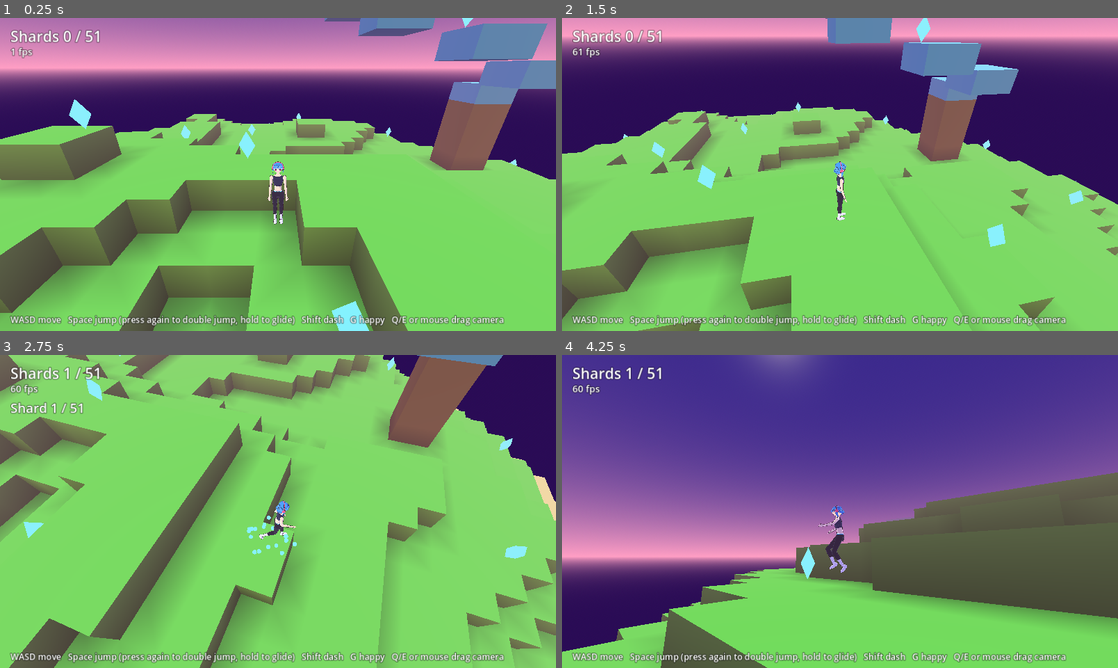
Above: before the commit, frames 1-4 (two rows, left to right).
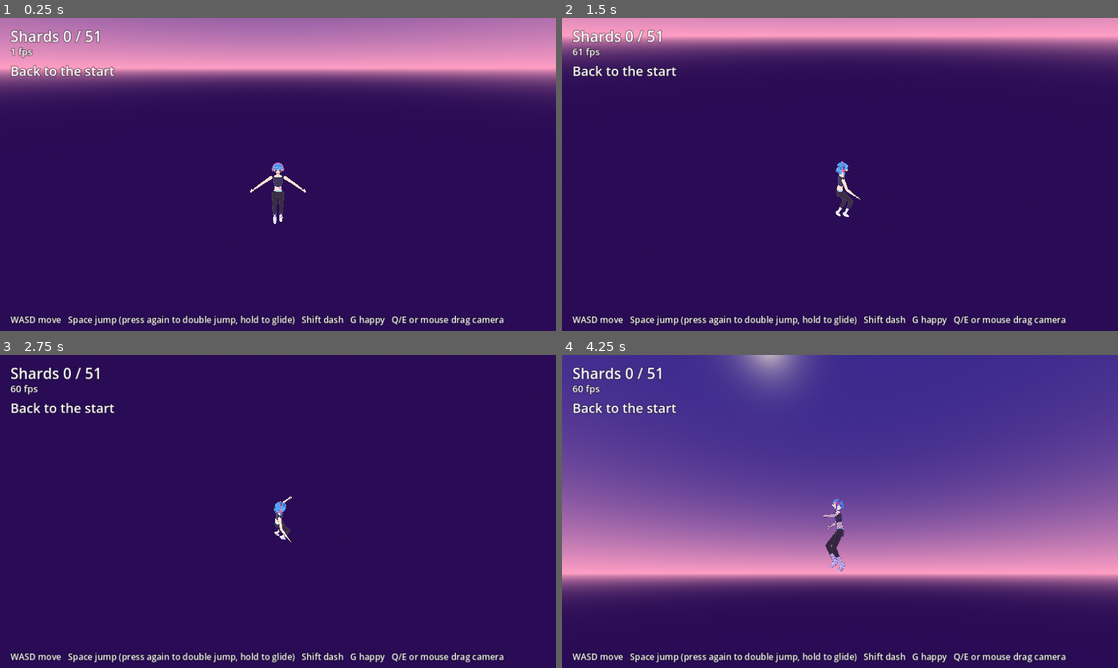
Above: after the commit, the same moments.

Repository: kutlusoy/game-quantumworld
Game: Godot game, scene res://scenes/world3d.tscn
Same seed, same stepped clock (60 frames per second), same inputs: the game is played once before the commit and once after it.
Inputs (mouse positions are in pixels of both pictures, inside the frame that each line leads up to):
- Up to frame 1 (0.25 s): no input
- Up to frame 2 (1.5 s): move the mouse to (962, 158) at 0.52 s; hold Right 0.53-1.25 s; hold G 0.53-1.25 s; click (962, 158) at 0.67 s; tap Space at 0.77 s; drag from (728, 190) to (812, 237) at 1.27 s
- Up to frame 3 (2.75 s): move the mouse to (333, 442) at 2.02 s; hold Right from 2.03 s (still down); hold Q from 2.03 s (still down)
- Up to frame 4 (4.25 s): release Right at 2.75 s; release Q at 2.75 s; drag from (812, 574) to (673, 464) at 2.77 s; move the mouse to (1006, 558) at 3.52 s; hold Left from 3.53 s (still down); hold G from 3.53 s (still down); tap Space at 3.77 s

The runs differ from the first frame. In frame 1, 69% of the frame differs, in the area x 0-100%, y 0-100%; in frame 2, 67%; in frame 3, 95%; in frame 4, 49%.
Error after the commit: Invalid access to property or key 'box_min' on a base object of type 'RefCounted (voxel_world.gd)'. (res://scripts/core3d/player_sim.gd:178)

Commit message:
Replace voxel ground with a deterministic smooth heightfield world, add challenges and progression core

Diff:
--- a/scripts/core/save_store.gd
+++ b/scripts/core/save_store.gd
@@ -4,11 +4,17 @@
 
 static func load_progress() -> Dictionary:
 	if not FileAccess.file_exists(PATH):
-		return {"stars": {}}
+		return {"stars": {}, "xp": 0, "tiers": {}}
 	var f := FileAccess.open(PATH, FileAccess.READ)
 	var data = JSON.parse_string(f.get_as_text())
-	if typeof(data) != TYPE_DICTIONARY or not data.has("stars"):
-		return {"stars": {}}
+	if typeof(data) != TYPE_DICTIONARY:
+		return {"stars": {}, "xp": 0, "tiers": {}}
+	if not data.has("stars"):
+		data["stars"] = {}
+	if not data.has("xp"):
+		data["xp"] = 0
+	if not data.has("tiers"):
+		data["tiers"] = {}
 	return data
 
 static func save_progress(data: Dictionary) -> void:
--- /dev/null
+++ b/scripts/core3d/challenge.gd
@@ -0,0 +1,71 @@
+extends RefCounted
+
+const TerrainWorld = preload("res://scripts/core3d/terrain_world.gd")
+
+const FP := 1024
+const TICKS := 60
+
+var id := ""
+var title := ""
+var kind := "parkour"
+var start := Vector3i()
+var finish := Vector3i()
+var radius := 1300
+var vtol := 1800
+var par := [0, 0, 0]
+var required: Array = []
+var limit := 180 * TICKS
+
+static func ring_center(bx: float, by: float, bz: float) -> Vector3i:
+	return Vector3i(int(bx * FP), int(by * FP), int(bz * FP))
+
+static func list_for(world) -> Array:
+	var out := []
+	var first: Vector3i = world.tower_platform(0)
+	var top: Vector3i = world.tower_platform(TerrainWorld.TOWER_PLATFORMS - 1)
+	var c1 = new()
+	c1.id = "tower_climb"
+	c1.title = "Tower Climb"
+	c1.kind = "parkour"
+	c1.start = ring_center(first.x - 2.0, TerrainWorld.TOWER_BASE, first.z + 1.0)
+	c1.finish = ring_center(top.x + 1.0, top.y + 1.0, top.z + 1.0)
+	c1.radius = 1000
+	c1.par = [12 * TICKS, 20 * TICKS, 40 * TICKS]
+	out.append(c1)
+	var i0: Vector3i = world.chain_island(0)
+	var i2: Vector3i = world.chain_island(TerrainWorld.CHAIN_ISLANDS - 1)
+	var c2 = new()
+	c2.id = "crystal_leap"
+	c2.title = "Crystal Leap"
+	c2.kind = "parkour"
+	c2.start = ring_center(i0.x + 1.5, i0.y + 1.0, i0.z + 1.5)
+	c2.finish = ring_center(i2.x + 1.5, i2.y + 1.0, i2.z + 1.5)
+	c2.radius = 900
+	c2.par = [12 * TICKS, 20 * TICKS, 40 * TICKS]
+	out.append(c2)
+	var c3 = new()
+	c3.id = "ruin_run"
+	c3.title = "Ruin Run"
+	c3.kind = "shard_run"
+	c3.start = ring_center(TerrainWorld.RUIN_X + 0.5, TerrainWorld.RUIN_BASE, TerrainWorld.RUIN_Z + 7.0)
+	c3.finish = c3.start
+	c3.radius = 1200
+	c3.par = [16 * TICKS, 26 * TICKS, 50 * TICKS]
+	c3.required = world.ruin_shards.duplicate()
+	c3.limit = 90 * TICKS
+	out.append(c3)
+	return out
+
+func in_ring(c: Vector3i, px: int, py: int, pz: int) -> bool:
+	var dx := px - c.x
+	var dz := pz - c.z
+	return dx * dx + dz * dz <= radius * radius and absi(py - c.y) <= vtol
+
+func tier_for(ticks: int) -> int:
+	if ticks <= par[0]:
+		return 0
+	if ticks <= par[1]:
+		return 1
+	if ticks <= par[2]:
+		return 2
+	return 3
--- /dev/null
+++ b/scripts/core3d/challenge_tracker.gd
@@ -0,0 +1,57 @@
+extends RefCounted
+
+var list: Array = []
+var active := -1
+var ticks := 0
+var armed: Array = []
+var cooldown := 0
+
+func _init(challenges: Array) -> void:
+	list = challenges
+	for c in list:
+		armed.append(false)
+
+func active_challenge():
+	return list[active] if active >= 0 else null
+
+func update(sim, ev: Dictionary) -> Array:
+	var events := []
+	if cooldown > 0:
+		cooldown -= 1
+	if active < 0:
+		for i in list.size():
+			var inside: bool = list[i].in_ring(list[i].start, sim.px, sim.py, sim.pz)
+			if inside and armed[i] and cooldown == 0:
+				active = i
+				ticks = 0
+				events.append({"type": "start", "id": list[i].id})
+				break
+			armed[i] = not inside
+		return events
+	ticks += 1
+	var ch = list[active]
+	if ev["respawned"]:
+		events.append({"type": "fail", "id": ch.id, "reason": "fell"})
+		_stop()
+	elif ticks > ch.limit:
+		events.append({"type": "fail", "id": ch.id, "reason": "time"})
+		_stop()
+	elif ch.kind == "parkour":
+		if ticks > 20 and ch.in_ring(ch.finish, sim.px, sim.py, sim.pz):
+			events.append({"type": "finish", "id": ch.id, "tier": ch.tier_for(ticks), "ticks": ticks})
+			_stop()
+	elif ch.kind == "shard_run":
+		var all_done := true
+		for k in ch.required:
+			if sim.collected[k] == 0:
+				all_done = false
+		if all_done:
+			events.append({"type": "finish", "id": ch.id, "tier": ch.tier_for(ticks), "ticks": ticks})
+			_stop()
+	return events
+
+func _stop() -> void:
+	active = -1
+	cooldown = 90
+	for i in armed.size():
+		armed[i] = false
--- a/scripts/core3d/player_sim.gd
+++ b/scripts/core3d/player_sim.gd
@@ -21,6 +21,12 @@
 const DASH_EXIT_SPEED := 162
 const GLIDE_FALL := 34
 const VOID_Y := -20 * FP
+const WATER_Y := 512
+const STEP_TOL := 130
+const SNAP := 300
+const SLOPE_NUM := 6
+const SLOPE_DEN := 5
+const GROUND_R := 0
 const SHARD_RADIUS := 900
 
 const BIT_JUMP := 1
@@ -59,9 +65,9 @@
 	respawn()
 
 func respawn() -> void:
-	px = world.spawn.x * FP + FP / 2
-	py = world.spawn.y * FP
-	pz = world.spawn.z * FP + FP / 2
+	px = world.spawn.x
+	py = world.spawn.y
+	pz = world.spawn.z
 	vx = 0
 	vy = 0
 	vz = 0
@@ -100,58 +106,91 @@
 		return mini(v + step, target)
 	return maxi(v - step, target)
 
-func collides(x: int, y: int, z: int) -> bool:
-	var x0 := fdiv(x - HALF_W)
-	var x1 := fdiv(x + HALF_W - 1)
-	var z0 := fdiv(z - HALF_W)
-	var z1 := fdiv(z + HALF_W - 1)
-	var y0 := fdiv(y)
-	var y1 := fdiv(y + HEIGHT - 1)
-	for by in range(y0, y1 + 1):
-		for bz in range(z0, z1 + 1):
-			for bx in range(x0, x1 + 1):
-				if world.is_solid(bx, by, bz):
-					return true
+func ground_h(x: int, z: int) -> int:
+	return world.ground_at(x, z, GROUND_R)
+
+func _box_overlap(i: int, x: int, y: int, z: int) -> bool:
+	var bmin: Vector3i = world.box_min[i]
+	var bmax: Vector3i = world.box_max[i]
+	return x - HALF_W < bmax.x and x + HALF_W > bmin.x and z - HALF_W < bmax.z and z + HALF_W > bmin.z and y < bmax.y and y + HEIGHT > bmin.y
+
+func _box_hit(x: int, y: int, z: int) -> bool:
+	for i in world.box_min.size():
+		if _box_overlap(i, x, y, z):
+			return true
 	return false
+
+func _terrain_blocks(nx: int, nz: int, _ox: int, _oz: int, dist: int) -> bool:
+	var h_new := ground_h(nx, nz)
+	if h_new <= py + 2:
+		return false
+	if not grounded:
+		return h_new > py + STEP_TOL
+	return (h_new - py) * SLOPE_DEN > dist * SLOPE_NUM + 4 * SLOPE_DEN
 
 func _move_x(d: int) -> void:
 	if d == 0:
 		return
 	var nx := px + d
-	if not collides(nx, py, pz):
-		px = nx
-		return
-	if d > 0:
-		px = fdiv(nx + HALF_W - 1) * FP - HALF_W
-	else:
-		px = (fdiv(nx - HALF_W) + 1) * FP + HALF_W
-	vx = 0
+	var found := false
+	var limit := 0
+	for i in world.box_min.size():
+		if _box_overlap(i, nx, py, pz):
+			var c: int = (world.box_min[i].x - HALF_W) if d > 0 else (world.box_max[i].x + HALF_W)
+			if not found or (d > 0 and c < limit) or (d < 0 and c > limit):
+				limit = c
+				found = true
+	if found:
+		px = limit
+		vx = 0
+		return
+	if _terrain_blocks(nx, pz, px, pz, absi(d)):
+		vx = 0
+		return
+	px = nx
 
 func _move_z(d: int) -> void:
 	if d == 0:
 		return
 	var nz := pz + d
-	if not collides(px, py, nz):
-		pz = nz
-		return
-	if d > 0:
-		pz = fdiv(nz + HALF_W - 1) * FP - HALF_W
-	else:
-		pz = (fdiv(nz - HALF_W) + 1) * FP + HALF_W
-	vz = 0
+	var found := false
+	var limit := 0
+	for i in world.box_min.size():
+		if _box_overlap(i, px, py, nz):
+			var c: int = (world.box_min[i].z - HALF_W) if d > 0 else (world.box_max[i].z + HALF_W)
+			if not found or (d > 0 and c < limit) or (d < 0 and c > limit):
+				limit = c
+				found = true
+	if found:
+		pz = limit
+		vz = 0
+		return
+	if _terrain_blocks(px, nz, px, pz, absi(d)):
+		vz = 0
+		return
+	pz = nz
 
 func _move_y(d: int) -> void:
-	if d == 0:
-		return
-	var ny := py + d
-	if not collides(px, ny, pz):
-		py = ny
-		return
-	if d > 0:
-		py = fdiv(ny + HEIGHT - 1) * FP - HEIGHT
-	else:
-		py = (fdiv(ny) + 1) * FP
-	vy = 0
+	if d != 0:
+		var ny := py + d
+		var found := false
+		var limit := 0
+		for i in world.box_min.size():
+			if _box_overlap(i, px, ny, pz):
+				var c: int = (world.box_min[i].y - HEIGHT) if d > 0 else world.box_max[i].y
+				if not found or (d > 0 and c < limit) or (d < 0 and c > limit):
+					limit = c
+					found = true
+		if found:
+			py = limit
+			vy = 0
+		else:
+			py = ny
+	var g := ground_h(px, pz)
+	if py < g:
+		py = g
+		if vy < 0:
+			vy = 0
 
 func step(mx: int, mz: int, bits: int) -> Dictionary:
 	var ev := {"collected": [], "respawned": false, "jumped": false, "double_jumped": false, "dashed": false, "landed": false, "glide_started": false}
@@ -247,7 +286,12 @@
 	_move_y(vy)
 
 	var was_grounded := grounded
-	grounded = vy <= 0 and collides(px, py - 1, pz)
+	var g := ground_h(px, pz)
+	var on_box := _box_hit(px, py - 2, pz)
+	if was_grounded and vy <= 0 and not on_box and not ev["jumped"] and py > g and py - g <= SNAP:
+		py = g
+	var on_terrain := py <= g + 8
+	grounded = vy <= 0 and (on_terrain or on_box)
 	if grounded:
 		jumps_left = 1
 		dash_charges = 1
@@ -255,7 +299,7 @@
 		if not was_grounded:
 			ev["landed"] = true
 
-	if py < VOID_Y:
+	if py < WATER_Y:
 		respawn()
 		ev["respawned"] = true
 
--- /dev/null
+++ b/scripts/core3d/progress.gd
@@ -0,0 +1,50 @@
+extends RefCounted
+
+const MAX_LEVEL := 50
+const TIER_XP := [100, 60, 30, 10]
+const SHARD_XP := 5
+
+var xp := 0
+var tiers := {}
+
+static func xp_for_level(level: int) -> int:
+	return 50 * (level - 1) * level / 2
+
+func level() -> int:
+	var l := 1
+	while l < MAX_LEVEL and xp >= xp_for_level(l + 1):
+		l += 1
+	return l
+
+func level_fraction() -> float:
+	var l := level()
+	if l >= MAX_LEVEL:
+		return 1.0
+	var a := xp_for_level(l)
+	var b := xp_for_level(l + 1)
+	return float(xp - a) / float(b - a)
+
+func add_xp(n: int) -> int:
+	var before := level()
+	xp += n
+	return level() - before
+
+func best_tier(id: String) -> int:
+	return int(tiers.get(id, 99))
+
+func record_tier(id: String, tier: int) -> int:
+	var best := best_tier(id)
+	var old_xp: int = TIER_XP[best] if best <= 3 else 0
+	var new_xp: int = TIER_XP[tier]
+	if tier < best:
+		tiers[id] = tier
+	return maxi(new_xp - old_xp, 0)
+
+func to_dict() -> Dictionary:
+	return {"xp": xp, "tiers": tiers}
+
+static func from_dict(d: Dictionary):
+	var p = new()
+	p.xp = int(d.get("xp", 0))
+	p.tiers = d.get("tiers", {})
+	return p
--- a/scripts/core3d/replay3d.gd
+++ b/scripts/core3d/replay3d.gd
@@ -1,10 +1,10 @@
 extends RefCounted
 
-const VoxelWorld = preload("res://scripts/core3d/voxel_world.gd")
+const TerrainWorld = preload("res://scripts/core3d/terrain_world.gd")
 const PlayerSim = preload("res://scripts/core3d/player_sim.gd")
 
 static func run(seed_value: int, frames: Array) -> Dictionary:
-	var world = VoxelWorld.new(seed_value)
+	var world = TerrainWorld.new(seed_value)
 	var sim = PlayerSim.new(world)
 	for f in frames:
 		sim.step(f[0], f[1], f[2])
--- /dev/null
+++ b/scripts/core3d/terrain_world.gd
@@ -0,0 +1,266 @@
+extends RefCounted
+
+const FP := 1024
+const W := 96
+const D := 96
+const SEA := 922
+const VOID := -1073741824
+
+const SPAWN_X := 50
+const SPAWN_Z := 58
+const SPAWN_BASE := 5
+const TOWER_X := 62
+const TOWER_Z := 40
+const TOWER_BASE := 6
+const TOWER_PLATFORMS := 12
+const CHAIN_GAP := 5
+const CHAIN_ISLANDS := 3
+const RUIN_X := 28
+const RUIN_Z := 64
+const RUIN_BASE := 5
+
+const RING := [Vector2i(4, 0), Vector2i(3, 3), Vector2i(0, 4), Vector2i(-3, 3), Vector2i(-4, 0), Vector2i(-3, -3), Vector2i(0, -4), Vector2i(3, -3)]
+
+var seed_value: int
+var hv := PackedInt32Array()
+var box_min: Array = []
+var box_max: Array = []
+var box_kind: Array = []
+var shards: Array = []
+var ruin_shards: Array = []
+var trees: Array = []
+var spawn := Vector3i()
+
+func _init(seed_value_: int = 0, flat_height: int = -1) -> void:
+	seed_value = seed_value_
+	hv.resize((W + 1) * (D + 1))
+	if flat_height >= 0:
+		for i in hv.size():
+			hv[i] = flat_height * FP
+		spawn = Vector3i(W / 2 * FP + FP / 2, flat_height * FP, D / 2 * FP + FP / 2)
+		return
+	_generate_terrain()
+	_flatten(SPAWN_X, SPAWN_Z, 4, 9, SPAWN_BASE * FP)
+	_flatten(TOWER_X, TOWER_Z, 8, 14, TOWER_BASE * FP)
+	_flatten(RUIN_X, RUIN_Z, 7, 11, RUIN_BASE * FP)
+	spawn = Vector3i(SPAWN_X * FP + FP / 2, SPAWN_BASE * FP, SPAWN_Z * FP + FP / 2)
+	_place_tower()
+	_place_chain()
+	_place_ruins()
+	_place_terrain_shards()
+	_place_trees()
+
+static func hash3(x: int, z: int, s: int) -> int:
+	var h := (x * 374761393 + z * 668265263 + s * 1274126177) & 0xFFFFFFFF
+	h = ((h ^ (h >> 13)) * 1274126177) & 0xFFFFFFFF
+	return (h ^ (h >> 16)) & 0xFFFFFFFF
+
+static func noise(x: int, z: int, cell: int, s: int) -> int:
+	var gx := x / cell
+	var gz := z / cell
+	var fx := (x % cell) * 1024 / cell
+	var fz := (z % cell) * 1024 / cell
+	var u := fx * fx * (3 * 1024 - 2 * fx) / (1024 * 1024)
+	var v := fz * fz * (3 * 1024 - 2 * fz) / (1024 * 1024)
+	var a := hash3(gx, gz, s) & 255
+	var b := hash3(gx + 1, gz, s) & 255
+	var c := hash3(gx, gz + 1, s) & 255
+	var d := hash3(gx + 1, gz + 1, s) & 255
+	var top := a + (b - a) * u / 1024
+	var bot := c + (d - c) * u / 1024
+	return top + (bot - top) * v / 1024
+
+func vidx(x: int, z: int) -> int:
+	return z * (W + 1) + x
+
+func vheight(x: int, z: int) -> int:
+	return hv[vidx(clampi(x, 0, W), clampi(z, 0, D))]
+
+func height_at(x: int, z: int) -> int:
+	if x < 0 or z < 0 or x >= W * FP or z >= D * FP:
+		return VOID
+	var cx := x >> 10
+	var cz := z >> 10
+	var fx := x & 1023
+	var fz := z & 1023
+	var i := cz * (W + 1) + cx
+	var h00 := hv[i]
+	var h10 := hv[i + 1]
+	var h01 := hv[i + W + 1]
+	var h11 := hv[i + W + 2]
+	if fx >= fz:
+		return h00 + ((h10 - h00) * fx + (h11 - h10) * fz) / 1024
+	return h00 + ((h01 - h00) * fz + (h11 - h01) * fx) / 1024
+
+func ground_at(x: int, z: int, r: int) -> int:
+	var h := height_at(x, z)
+	h = maxi(h, height_at(x + r, z))
+	h = maxi(h, height_at(x - r, z))
+	h = maxi(h, height_at(x, z + r))
+	h = maxi(h, height_at(x, z - r))
+	return h
+
+func shard_center(i: int) -> Vector3i:
+	return shards[i]
+
+func add_box(bmin: Vector3i, bmax: Vector3i, kind: String) -> void:
+	box_min.append(bmin)
+	box_max.append(bmax)
+	box_kind.append(kind)
+
+func _generate_terrain() -> void:
+	var cx := W / 2
+	var cz := D / 2
+	var r2 := 44 * 44
+	for vz in D + 1:
+		for vx in W + 1:
+			var dx := vx - cx
+			var dz := vz - cz
+			var m := maxi(0, r2 - (dx * dx + dz * dz)) * 1024 / r2
+			m = m * m / 1024
+			var n1 := noise(vx, vz, 26, seed_value)
+			var n2 := noise(vx, vz, 12, seed_value + 7)
+			var n3 := noise(vx, vz, 6, seed_value + 13)
+			var land := (n1 * 7 + n2 * 4 + n3 * 2) * FP / 255
+			var t := clampi((n2 - 140) * 1024 / 24, 0, 1024)
+			var sm := t * t * (3 * 1024 - 2 * t) / (1024 * 1024)
+			land += sm * 4 * FP / 1024
+			hv[vidx(vx, vz)] = (land + 2 * FP) * m / 1024
+
+func _flatten(cx: int, cz: int, r_in: int, r_out: int, target: int) -> void:
+	for vz in range(maxi(cz - r_out, 0), mini(cz + r_out, D) + 1):
+		for vx in range(maxi(cx - r_out, 0), mini(cx + r_out, W) + 1):
+			var dx := vx - cx
+			var dz := vz - cz
+			var dist := int(sqrt(float(dx * dx + dz * dz)) * 1024.0)
+			var inner := r_in * 1024
+			var outer := r_out * 1024
+			if dist >= outer:
+				continue
+			var w := 1024
+			if dist > inner:
+				var t := (outer - dist) * 1024 / (outer - inner)
+				w = t * t * (3 * 1024 - 2 * t) / (1024 * 1024)
+			var i := vidx(vx, vz)
+			hv[i] = hv[i] + (target - hv[i]) * w / 1024
+
+func tower_platform(i: int) -> Vector3i:
+	var r: Vector2i = RING[i % 8]
+	return Vector3i(TOWER_X + r.x - 1, TOWER_BASE + i, TOWER_Z + r.y - 1)
+
+func chain_island(i: int) -> Vector3i:
+	var top := tower_platform(TOWER_PLATFORMS - 1)
+	return Vector3i(top.x, top.y, top.z - CHAIN_GAP - 3 - i * (CHAIN_GAP + 3))
+
+func _block_box(p: Vector3i, size: Vector3i, kind: String) -> void:
+	add_box(p * FP, (p + size) * FP, kind)
+
+func _add_shard_at_block(x: int, y: int, z: int) -> void:
+	shards.append(Vector3i(x * FP + FP / 2, y * FP + FP / 2, z * FP + FP / 2))
+
+func _place_tower() -> void:
+	for i in TOWER_PLATFORMS:
+		var p := tower_platform(i)
+		_block_box(p, Vector3i(2, 1, 2), "crystal")
+		if i % 3 == 2:
+			_add_shard_at_block(p.x, p.y + 1, p.z)
+	var top := tower_platform(TOWER_PLATFORMS - 1)
+	_add_shard_at_block(top.x, top.y + 2, top.z)
+
+func _place_chain() -> void:
+	for i in CHAIN_ISLANDS:
+		var p := chain_island(i)
+		if p.z < 1:
+			break
+		_block_box(p, Vector3i(3, 1, 3), "crystal")
+		_add_shard_at_block(p.x + 1, p.y + 1, p.z + 1)
+
+func _place_ruins() -> void:
+	var x0 := RUIN_X - 4
+	var z0 := RUIN_Z - 4
+	var y0 := RUIN_BASE
+	_block_box(Vector3i(x0, y0, z0), Vector3i(9, 3, 1), "ruin")
+	_block_box(Vector3i(x0, y0, z0 + 8), Vector3i(4, 3, 1), "ruin")
+	_block_box(Vector3i(x0 + 5, y0, z0 + 8), Vector3i(4, 3, 1), "ruin")
+	_block_box(Vector3i(x0, y0, z0 + 1), Vector3i(1, 3, 7), "ruin")
+	_block_box(Vector3i(x0 + 8, y0, z0 + 1), Vector3i(1, 3, 7), "ruin")
+	_block_box(Vector3i(x0 + 1, y0 + 3, z0 + 1), Vector3i(3, 1, 3), "ruin")
+	_block_box(Vector3i(x0 + 5, y0 + 3, z0 + 1), Vector3i(3, 1, 3), "ruin")
+	for sp in [Vector3i(x0 + 2, y0, z0 + 3), Vector3i(x0 + 6, y0, z0 + 3), Vector3i(x0 + 4, y0, z0 + 6)]:
+		ruin_shards.append(shards.size())
+		_add_shard_at_block(sp.x, sp.y, sp.z)
+
+func _near_set_piece(x: int, z: int) -> bool:
+	for c in [Vector2i(SPAWN_X, SPAWN_Z), Vector2i(TOWER_X, TOWER_Z), Vector2i(RUIN_X, RUIN_Z)]:
+		var dx: int = x - c.x
+		var dz: int = z - c.y
+		if dx * dx + dz * dz < 100:
+			return true
+	return false
+
+func _place_terrain_shards() -> void:
+	var placed := 0
+	var attempt := 0
+	while placed < 40 and attempt < 4000:
+		attempt += 1
+		var x := 4 + hash3(attempt, 1, seed_value) % (W - 8)
+		var z := 4 + hash3(attempt, 2, seed_value) % (D - 8)
+		var h := height_at(x * FP + FP / 2, z * FP + FP / 2)
+		if h < SEA + FP + FP / 2:
+			continue
+		if _near_set_piece(x, z):
+			continue
+		var steep := absi(vheight(x + 1, z) - vheight(x - 1, z)) + absi(vheight(x, z + 1) - vheight(x, z - 1))
+		if steep > 2 * FP:
+			continue
+		var ok := true
+		for s in shards:
+			var dx: int = s.x / FP - x
+			var dz: int = s.z / FP - z
+			if dx * dx + dz * dz < 36:
+				ok = false
+				break
+		if not ok:
+			continue
+		shards.append(Vector3i(x * FP + FP / 2, h + 900, z * FP + FP / 2))
+		placed += 1
+
+func _place_trees() -> void:
+	var attempt := 0
+	while trees.size() < 70 and attempt < 4000:
+		attempt += 1
+		var x := 3 + hash3(attempt, 11, seed_value) % (W - 6)
+		var z := 3 + hash3(attempt, 12, seed_value) % (D - 6)
+		var h := height_at(x * FP + FP / 2, z * FP + FP / 2)
+		if h < 2 * FP + FP / 2 or h > 12 * FP:
+			continue
+		if _near_set_piece(x, z):
+			continue
+		var steep := absi(vheight(x + 1, z) - vheight(x - 1, z)) + absi(vheight(x, z + 1) - vheight(x, z - 1))
+		if steep > 2 * FP:
+			continue
+		var ok := true
+		for t in trees:
+			var dx: int = t.x / FP - x
+			var dz: int = t.z / FP - z
+			if dx * dx + dz * dz < 16:
+				ok = false
+				break
+		if ok:
+			for s in shards:
+				var dx2: int = s.x / FP - x
+				var dz2: int = s.z / FP - z
+				if dx2 * dx2 + dz2 * dz2 < 9:
+					ok = false
+					break
+		if ok:
+			trees.append(Vector3i(x * FP + FP / 2, h, z * FP + FP / 2))
+
+func fingerprint() -> int:
+	var h := 2166136261
+	for v in hv:
+		h = ((h ^ (v & 0xFFFFFFFF)) * 16777619) & 0xFFFFFFFF
+	for i in box_min.size():
+		for v in [box_min[i].x, box_min[i].y, box_min[i].z, box_max[i].x, box_max[i].y, box_max[i].z]:
+			h = ((h ^ (v & 0xFFFFFFFF)) * 16777619) & 0xFFFFFFFF
+	return h
--- /dev/null
+++ b/scripts/world3d/terrain_mesher.gd
@@ -0,0 +1,57 @@
+extends RefCounted
+
+const TerrainWorld = preload("res://scripts/core3d/terrain_world.gd")
+
+const CHUNK := 32
+
+static func vcolor(world, x: int, z: int) -> Color:
+	var h: float = world.vheight(x, z) / 1024.0
+	var n: Vector3 = vnormal(world, x, z)
+	var v: float = (TerrainWorld.hash3(x, z, 99) & 255) / 255.0
+	var grass := Color(0.34 + 0.1 * v, 0.76 - 0.08 * v, 0.3)
+	var rock := Color(0.56, 0.5, 0.64)
+	var sand := Color(0.95, 0.87, 0.64)
+	if h < 1.6:
+		return sand
+	if n.y < 0.62:
+		return rock
+	if n.y < 0.8:
+		return grass.lerp(rock, (0.8 - n.y) / 0.18)
+	return grass.lerp(Color(0.6, 0.9, 0.42), clampf((h - 8.0) / 8.0, 0.0, 1.0))
+
+static func vnormal(world, x: int, z: int) -> Vector3:
+	var nx: float = (world.vheight(x - 1, z) - world.vheight(x + 1, z)) / 1024.0
+	var nz: float = (world.vheight(x, z - 1) - world.vheight(x, z + 1)) / 1024.0
+	return Vector3(nx, 2.0, nz).normalized()
+
+static func build(world, cx: int, cz: int) -> ArrayMesh:
+	var x0 := cx * CHUNK
+	var z0 := cz * CHUNK
+	var x1 := mini(x0 + CHUNK, TerrainWorld.W)
+	var z1 := mini(z0 + CHUNK, TerrainWorld.D)
+	var nxv := x1 - x0 + 1
+	var verts := PackedVector3Array()
+	var norms := PackedVector3Array()
+	var cols := PackedColorArray()
+	var idx := PackedInt32Array()
+	for z in range(z0, z1 + 1):
+		for x in range(x0, x1 + 1):
+			verts.append(Vector3(x, world.vheight(x, z) / 1024.0, z))
+			norms.append(vnormal(world, x, z))
+			cols.append(vcolor(world, x, z))
+	for z in range(z1 - z0):
+		for x in range(x1 - x0):
+			var v00 := z * nxv + x
+			var v10 := v00 + 1
+			var v01 := v00 + nxv
+			var v11 := v01 + 1
+			idx.append_array([v00, v10, v11, v00, v11, v01])
+	var arrays := []
+	arrays.resize(Mesh.ARRAY_MAX)
+	arrays[Mesh.ARRAY_VERTEX] = verts
+	arrays[Mesh.ARRAY_NORMAL] = norms
+	arrays[Mesh.ARRAY_COLOR] = cols
+	arrays[Mesh.ARRAY_INDEX] = idx
+	var mesh := ArrayMesh.new()
+	mesh.add_surface_from_arrays(Mesh.PRIMITIVE_TRIANGLES, arrays)
+	return mesh
--- a/shaders/toon_voxel.gdshader
+++ b/shaders/toon_voxel.gdshader
@@ -3,6 +3,7 @@
 
 uniform vec3 light_dir = vec3(0.45, 0.8, 0.35);
 uniform vec3 shadow_tint : source_color = vec3(0.62, 0.55, 0.85);
+uniform vec3 tint : source_color = vec3(1.0, 1.0, 1.0);
 
 varying vec3 world_normal;
 
@@ -13,5 +14,5 @@
 void fragment() {
 	float l = dot(world_normal, normalize(light_dir));
 	float s = step(0.45, l) * 0.55 + step(-0.25, l) * 0.3 + 0.15;
-	ALBEDO = COLOR.rgb * mix(shadow_tint, vec3(1.0), s);
+	ALBEDO = COLOR.rgb * tint * mix(shadow_tint, vec3(1.0), s);
 }
